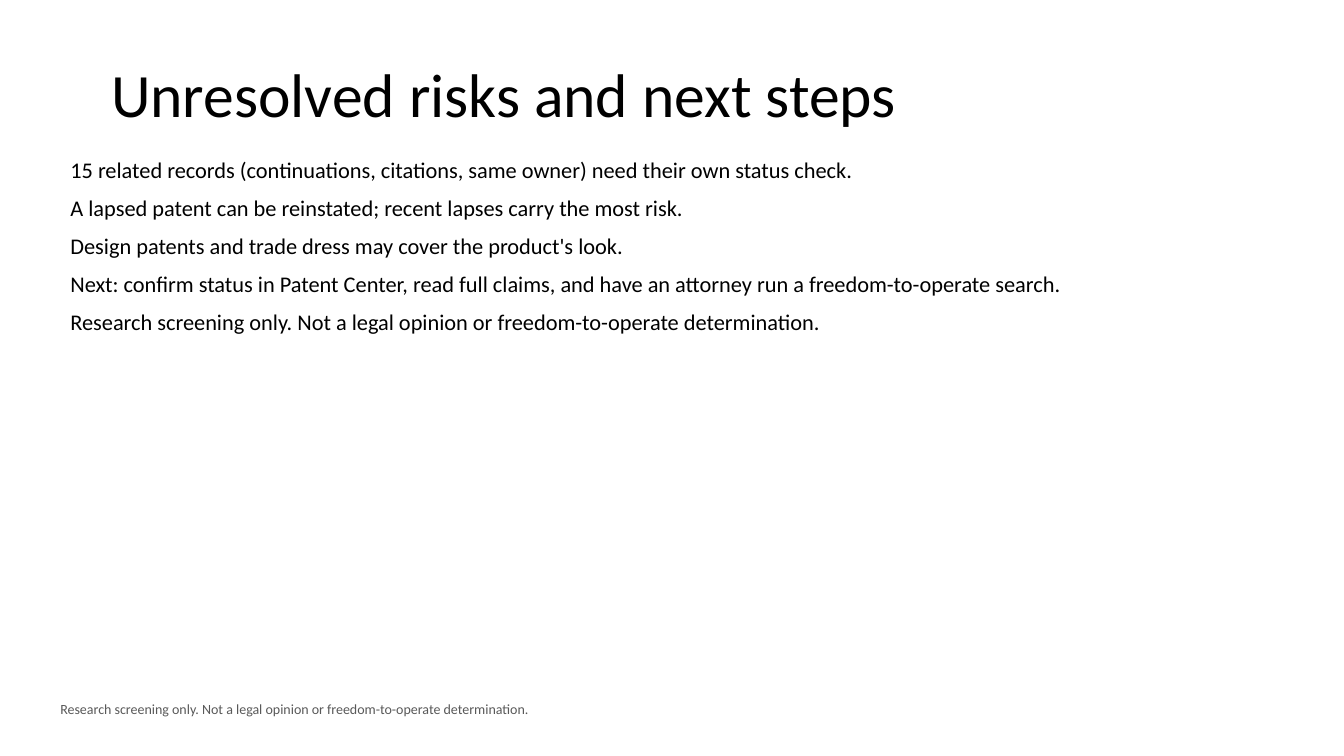
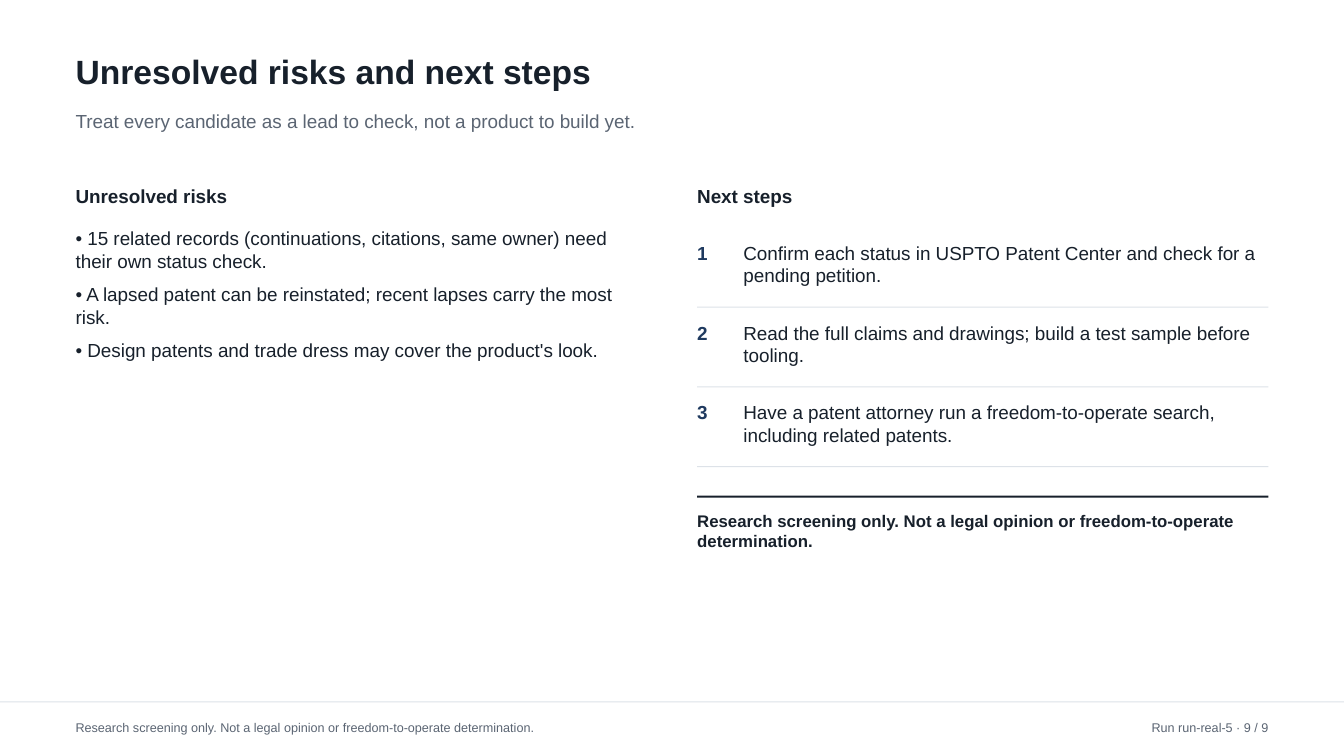
Before and after one commit to DhafinFawwaz/expired-patent-opportunity-agent, a slide deck: slide 9 of outputs/samples/deck.pptx. Drawn at 1344x756 pixels with LibreOffice and Linux fonts; fonts in the diff are those of the drawing. Boxes give left, top, right and bottom in pixels: in the first picture for what was removed or moved away, otherwise in the second. Text is boxed around its words. In the diff, an @@ line names an element or a change of style, - is before the commit and + after.

Commit message:
feat: refresh samples and replay with the EPO cross-check

```diff
--- a/outputs/samples/deck.pptx
+++ b/outputs/samples/deck.pptx
@@ title "Unresolved risks and next steps": place and size @@
-title "Unresolved risks and next steps" at box(111, 74, 896, 127)
+title "Unresolved risks and next steps" at box(76, 59, 591, 91)
@@ title "Unresolved risks and next steps" at box(76, 59, 591, 91): size 44 to 24 pt, font Calibri to Arial, text colour #000000 to #17202B, bold on; alignment centre to left; vertical alignment middle to top @@
@@ text added at box(76, 114, 635, 132), 13.5 pt, text #5B6573 @@
+Treat every candidate as a lead to check, not a product to build yet.
@@ text added at box(76, 189, 227, 203), 13.5 pt, text #17202B, bold @@
+Unresolved risks
@@ text added at box(697, 190, 792, 207), 13.5 pt, text #17202B, bold @@
+Next steps
@@ text at box(76, 231, 612, 361): text changed; size 16 to 13.5 pt; font Calibri to Arial; text colour #000000 to #17202B @@
-15 related records (continuations, citations, same owner) need their own status check.
-A lapsed patent can be reinstated; recent lapses carry the most risk.
-Design patents and trade dress may cover the product's look.
-Next: confirm status in Patent Center, read full claims, and have an attorney run a freedom-to-operate search.
-Research screening only. Not a legal opinion or freedom-to-operate determination.
+• 15 related records (continuations, citations, same owner) need their own status check.
+• A lapsed patent can be reinstated; recent lapses carry the most risk.
+• Design patents and trade dress may cover the product's look.
@@ text added at box(697, 247, 708, 260), 13.5 pt, text #1F3A5F, bold @@
+1
@@ text added at box(743, 246, 1256, 286), 13.5 pt, text #17202B @@
+Confirm each status in USPTO Patent Center and check for a pending petition.
@@ text added at box(697, 327, 708, 340), 13.5 pt, text #1F3A5F, bold @@
+2
@@ rectangle added at box(698, 307, 1269, 308), fill #DDE2E8 @@
@@ text added at box(743, 326, 1250, 366), 13.5 pt, text #17202B @@
+Read the full claims and drawings; build a test sample before tooling.
@@ rectangle added at box(698, 386, 1269, 387), fill #DDE2E8 @@
@@ text added at box(697, 406, 708, 420), 13.5 pt, text #1F3A5F, bold @@
+3
@@ text added at box(743, 405, 1215, 446), 13.5 pt, text #17202B @@
+Have a patent attorney run a freedom-to-operate search, including related patents.
@@ rectangle added at box(698, 466, 1269, 467), fill #DDE2E8 @@
@@ rectangle added at box(698, 496, 1269, 498), fill #17202B @@
@@ text added at box(697, 515, 1234, 547), 12 pt, text #17202B, bold @@
+Research screening only. Not a legal opinion or freedom-to-operate determination.
@@ rectangle added at box(0, 702, 1344, 703), fill #DDE2E8 @@
@@ text "Research screening only. Not a ...": place and size @@
-text "Research screening only. Not a ..." at box(60, 704, 529, 717)
+text "Research screening only. Not a ..." at box(76, 723, 534, 735)
@@ text "Research screening only. Not a ..." at box(76, 723, 534, 735): size 10 to 9 pt, font Calibri to Arial, text colour #595959 to #5B6573 @@
@@ text added at box(1152, 723, 1268, 732), 9 pt, text #5B6573 @@
+Run run-real-5 · 9 / 9
```
Also in this commit, not shown: 7 other slides changed, 1 slide added, 1 slide removed, 14 other files.
